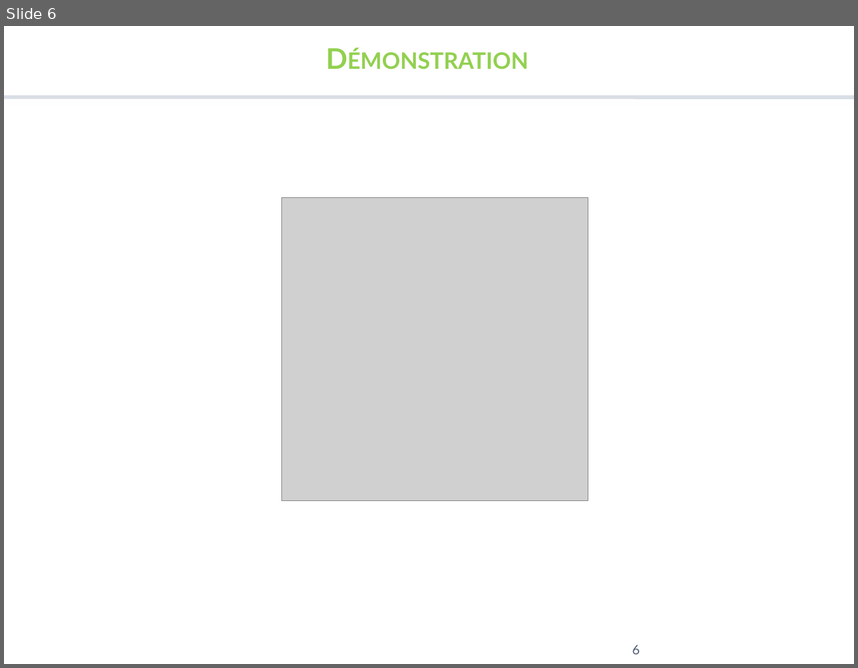
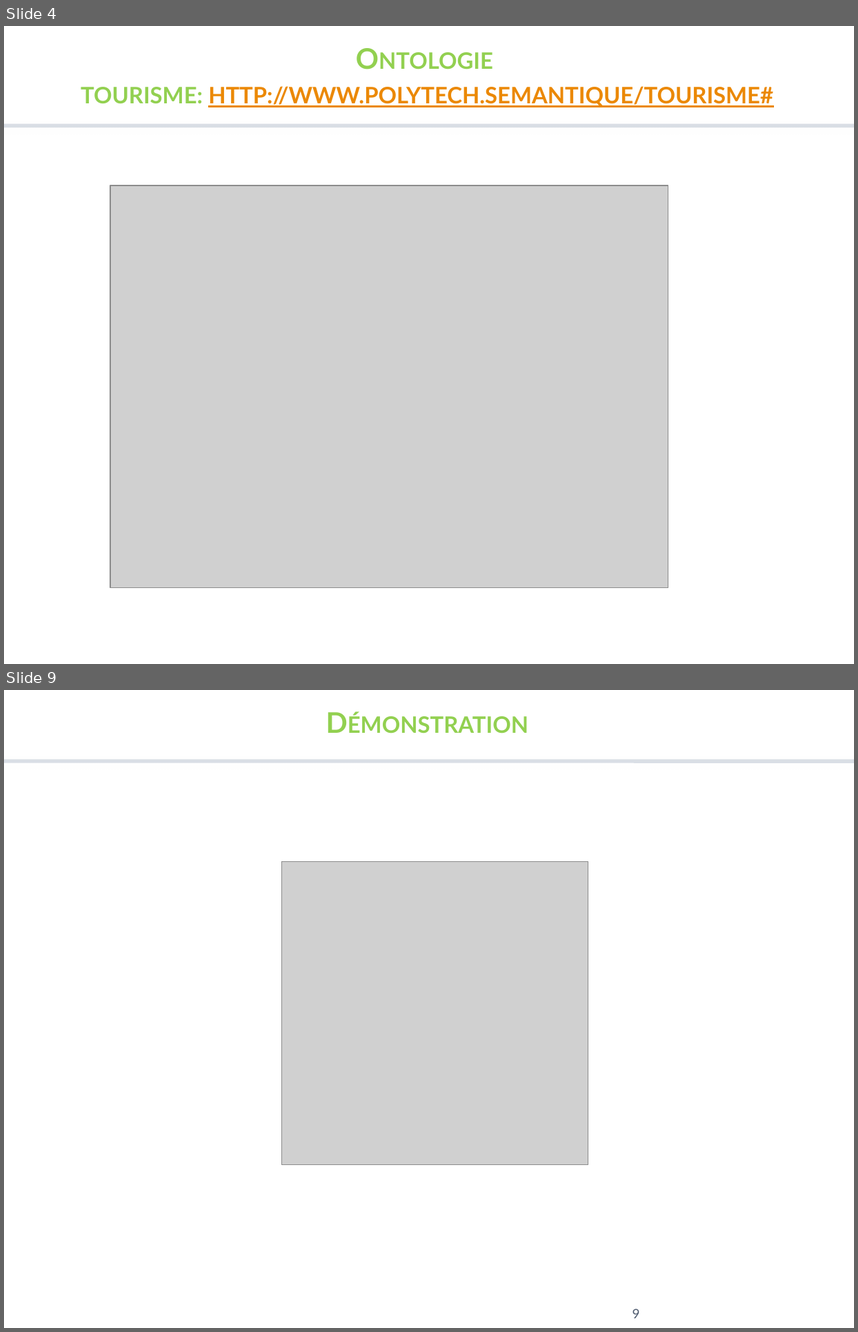
Before and after one commit to MissaouiAhmed/Web_S-mantique_Project, a slide deck: Rendu final/Presentation.pptx. Shown one above the other, each under a label of ours: slide 6 before the commit, slides 4 and 9 after it; the slides between them are not shown. The pictures are 858x668 and 858x1332 pixels, drawn with LibreOffice and Linux fonts; fonts in the diff are those of the drawing; grey boxes stand for pictures; background and template pictures are left out. Boxes give left, top, right and bottom in pixels: in the first picture for what was removed or moved away, otherwise in the second. Text is boxed around its words. In the diff, an @@ line names an element or a change of style, - is before the commit and + after.

```diff
--- a/Rendu final/Presentation.pptx
+++ b/Rendu final/Presentation.pptx
@@ slide 4 added at [4, 26, 854, 664], background #FFFFFF @@
@@ text added at [81, 86, 773, 107], 24 pt, text #EB8803, bold, underline, small capitals @@
+Ontologie
+tourisme: http://www.polytech.semantique/tourisme#
@@ line added from (4, 125) to (854, 125), #D9DEE5 3.15 pt @@
@@ picture added at [110, 185, 668, 587] @@
@@ what was slide 6 is now slide 9 @@
@@ page number at [633, 1308, 640, 1318]: text changed @@
-6
+9
```
Also in this commit, not shown: 2 slides changed, 4 other slides added, 3 slides removed, 6 other files.
